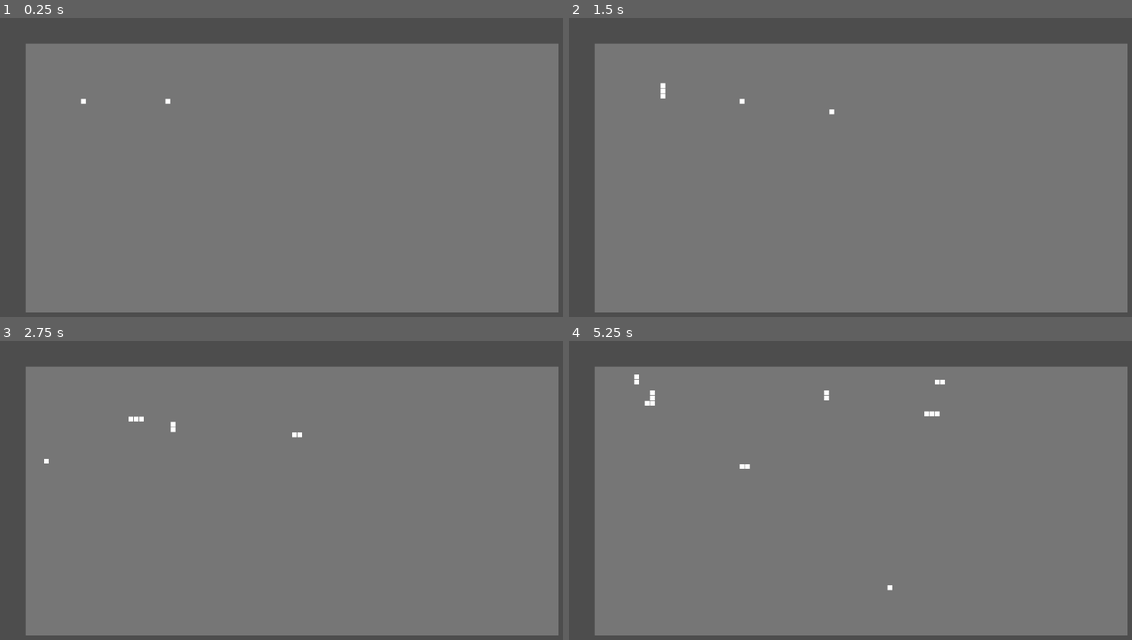
Above: before the commit, frames 1-4 (two rows, left to right).
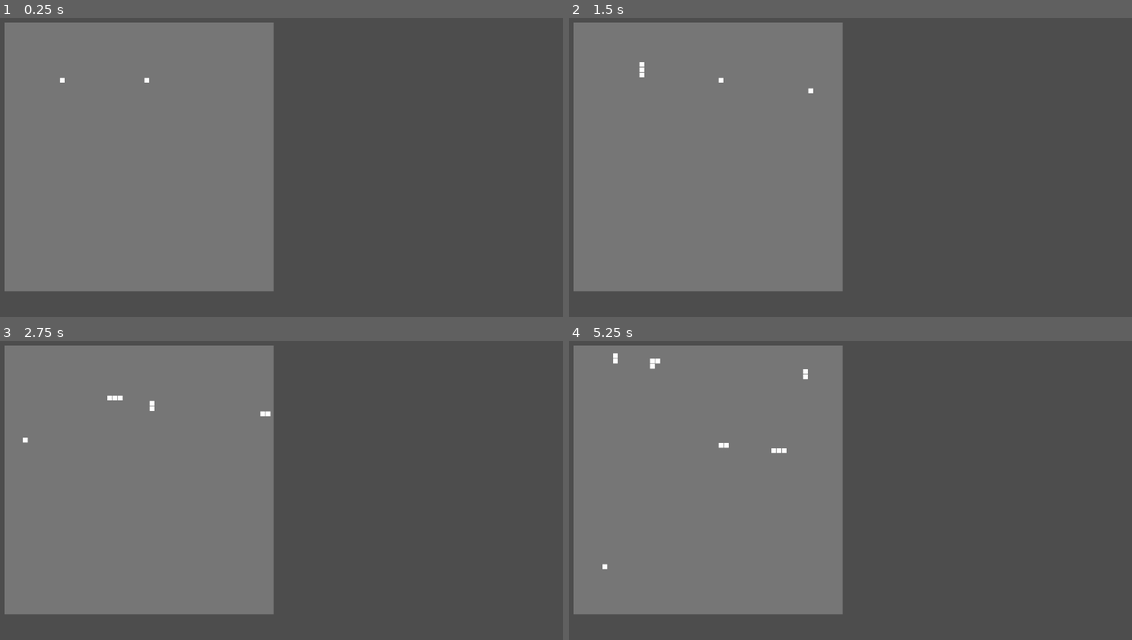
Above: after the commit, the same moments.

Repository: kwdChan/Snake-World
Game: Godot game, scene res://env.tscn
Same seed, same stepped clock (60 frames per second), same inputs: the game is played once before the commit and once after it. After the commit the project has no main scene; this scene is started directly in both runs.
Inputs:
- Up to frame 1 (0.25 s): no input
- Up to frame 2 (1.5 s): tap Enter at 0.5 s; hold Right (ui_right) 0.53-1.28 s; hold Down (ui_down) from 1.28 s (still down)
- Up to frame 3 (2.75 s): release Down (ui_down) at 2.03 s; hold Right (ui_right) from 2.03 s (still down)
- Up to frame 4 (5.25 s): release Right (ui_right) at 2.78 s; hold Up (ui_up) 2.78-3.53 s; hold Left (ui_left) 3.53-5.03 s; hold Down (ui_down) from 5.03 s (still down)

The runs differ from the first frame. In frame 1, 55% of the frame differs, in the area x 0-100%, y 1-99%; in frame 2, 55%; in frame 3, 55%; in frame 4, 55%.

Commit message:
added another visualisation of the snake positions

Diff:
--- a/env.gd
+++ b/env.gd
@@ -1,8 +1,8 @@
 extends Node2D
 
 # the number of grid
-var WORLD_OFFSET_PIX = Vector2(50, 50)
-var WORLD_SIZE = Vector2(100, 50)
+var WORLD_OFFSET_PIX = Vector2(10, 10)
+var WORLD_SIZE = Vector2(50, 50)
 # pixel size of the grids
 var GRID_SIZE = 10
 # snake scene
@@ -56,7 +56,7 @@
 func _on_snake_spawn_timer_timeout():
 	$SnakeSpawnTimer.start()
 	new_snake()
-	print(get_all_grids())
+
 
 
 func get_all_grids():
--- a/project.godot
+++ b/project.godot
@@ -11,7 +11,7 @@
 [application]
 
 config/name="Snake World"
-run/main_scene="res://env.tscn"
+run/main_scene="res://main.tscn"
 config/features=PackedStringArray("4.1", "GL Compatibility")
 config/icon="res://icon.svg"
 
